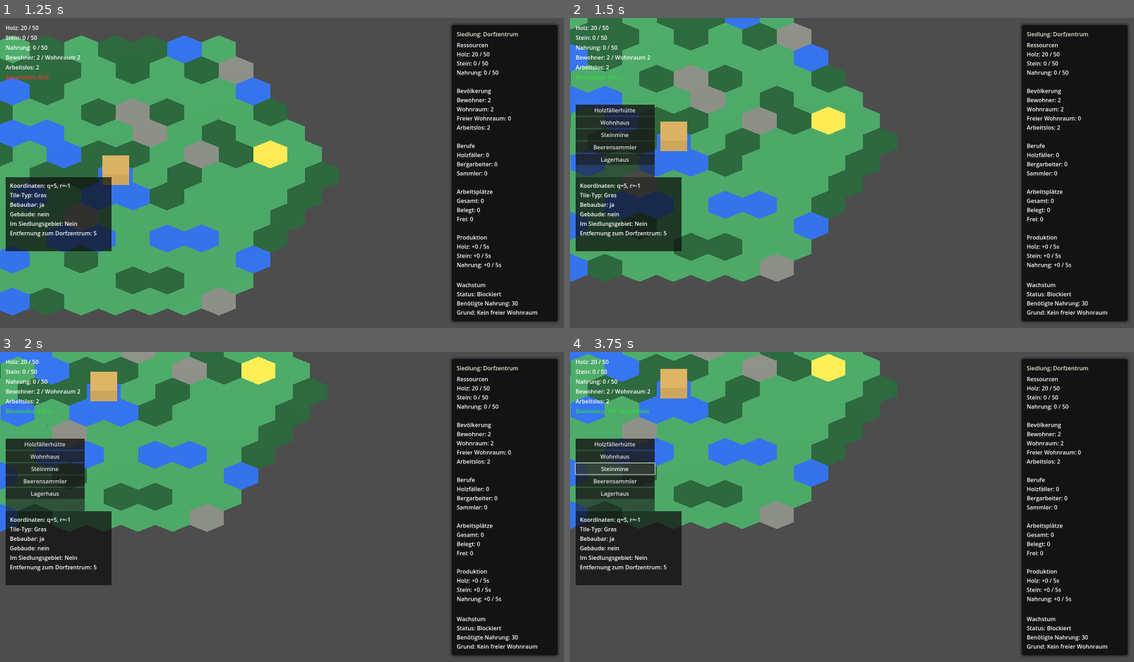
Above: before the commit, frames 1-4 (two rows, left to right).
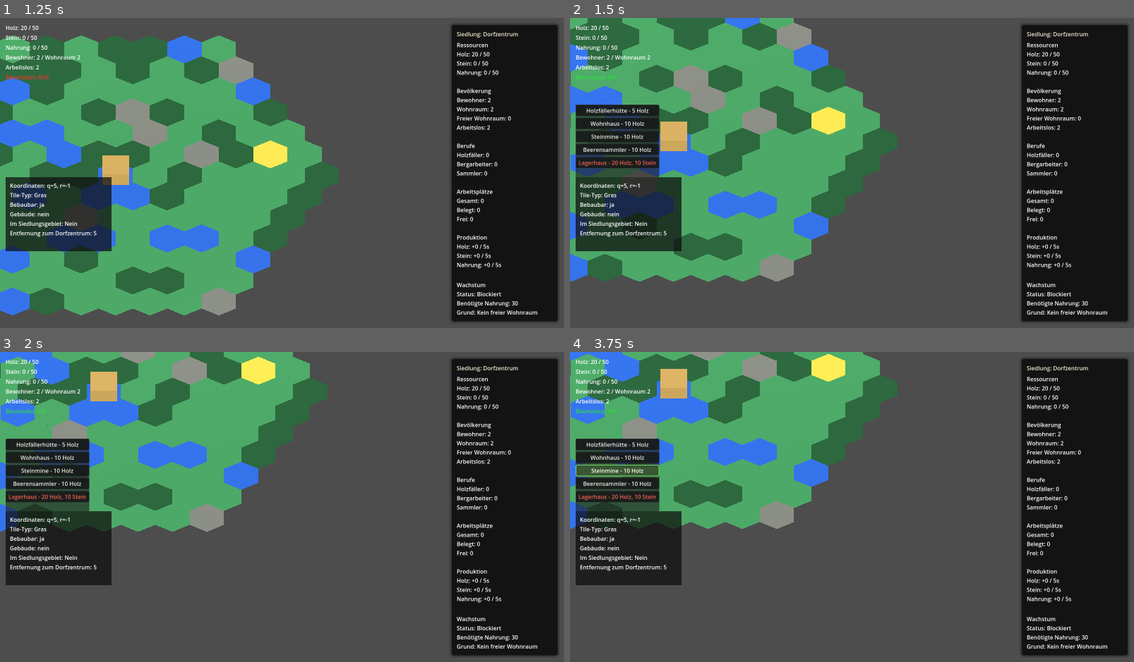
Above: after the commit, the same moments.

Repository: Ranu4922/CodexGame
Game: Godot game, scene res://scenes/Main.tscn
Same seed, same stepped clock (60 frames per second), same inputs: the game is played once before the commit and once after it.
Inputs (mouse positions are in pixels of both pictures, inside the frame that each line leads up to):
- Up to frame 1 (1.25 s): tap Enter at 0.5 s; move the mouse to (406, 160) at 0.52 s; hold D from 0.53 s (still down); tap I at 0.6 s; click (406, 160) at 0.67 s
- Up to frame 2 (1.5 s): move the mouse to (739, 191) at 1.27 s; release D at 1.28 s; hold S from 1.28 s (still down); tap B at 1.35 s
- Up to frame 3 (2 s): keep holding S
- Up to frame 4 (3.75 s): release S at 2 s; click "Holzfällerhütte" (after the commit: "Holzfällerhütte - 5 Holz") at 2 s; click "Wohnhaus" (after the commit: "Wohnhaus - 10 Holz") at 2.75 s; click "Steinmine" (after the commit: "Steinmine - 10 Holz") at 3.5 s

Frame 1 is identical in both runs. In frame 2, 1.7% of the frame differs, in the area x 1-16%, y 18-52%; in frame 3, 1.8%; in frame 4, 2.0%, in the area x 0-16%, y 18-52%.

Commit message:
Improve build menu selection display

Diff:
--- a/scripts/game_world.gd
+++ b/scripts/game_world.gd
@@ -19,6 +19,7 @@
 @onready var house_button: Button = $CanvasLayer/BuildMenu/VBoxContainer/HouseButton
 @onready var stone_mine_button: Button = $CanvasLayer/BuildMenu/VBoxContainer/StoneMineButton
 @onready var berry_gatherer_button: Button = $CanvasLayer/BuildMenu/VBoxContainer/BerryGathererButton
+@onready var warehouse_button: Button = $CanvasLayer/BuildMenu/VBoxContainer/WarehouseButton
 
 var message_version: int = 0
 var selected_building_name: String = "-"
@@ -53,6 +54,7 @@
 func _ready() -> void:
 	_configure_info_panel()
 	_configure_settlement_window()
+	_configure_build_menu()
 	hex_grid.hex_selected.connect(_on_hex_selected)
 	hex_grid.selection_cleared.connect(_on_selection_cleared)
 	hex_grid.build_mode_changed.connect(_on_build_mode_changed)
@@ -181,6 +183,7 @@
 	_update_build_mode_label(enabled)
 	build_menu.visible = enabled
 	selected_building_label.visible = false
+	_update_build_menu_selection()
 	build_mode_label.add_theme_color_override(
 		"font_color",
 		Color(0.20, 0.85, 0.25) if enabled else Color(0.95, 0.20, 0.18)
@@ -191,11 +194,12 @@
 	selected_building_name = display_name
 	selected_building_label.text = "Ausgewähltes Gebäude: %s" % selected_building_name
 	_update_build_mode_label(hex_grid.build_mode)
+	_update_build_menu_selection()
 
 
 func _update_build_mode_label(enabled: bool) -> void:
 	if enabled:
-		build_mode_label.text = "Baumodus: AN (%s)" % selected_building_name
+		build_mode_label.text = "Baumodus: AN"
 	else:
 		build_mode_label.text = "Baumodus: AUS"
 
@@ -233,6 +237,65 @@
 	settlement_content_label.add_theme_constant_override("line_spacing", 3)
 
 
+func _configure_build_menu() -> void:
+	lumberjack_button.text = "Holzfällerhütte - 5 Holz"
+	house_button.text = "Wohnhaus - 10 Holz"
+	stone_mine_button.text = "Steinmine - 10 Holz"
+	berry_gatherer_button.text = "Beerensammler - 10 Holz"
+	warehouse_button.text = "Lagerhaus - 20 Holz, 10 Stein"
+	_update_build_menu_selection()
+
+
+func _update_build_menu_selection() -> void:
+	_style_build_button(lumberjack_button, selected_building_name == "Holzfällerhütte", _can_afford_building(5, 0))
+	_style_build_button(house_button, selected_building_name == "Wohnhaus", _can_afford_building(10, 0))
+	_style_build_button(stone_mine_button, selected_building_name == "Steinmine", _can_afford_building(10, 0))
+	_style_build_button(berry_gatherer_button, selected_building_name == "Beerensammler", _can_afford_building(10, 0))
+	_style_build_button(warehouse_button, selected_building_name == "Lagerhaus", _can_afford_building(20, 10))
+
+
+func _can_afford_building(wood_cost: int, stone_cost: int) -> bool:
+	return current_wood >= wood_cost and current_stone >= stone_cost
+
+
+func _style_build_button(button: Button, selected: bool, affordable: bool) -> void:
+	var background_color: Color = Color(0.09, 0.10, 0.10, 0.90)
+	var border_color: Color = Color(0.22, 0.24, 0.24, 1.0)
+	var font_color: Color = Color(0.92, 0.92, 0.88, 1.0)
+	var border_width: int = 1
+	if not affordable:
+		font_color = Color(0.95, 0.38, 0.32, 1.0)
+	if selected:
+		background_color = Color(0.22, 0.34, 0.20, 0.95)
+		border_color = Color(0.45, 0.86, 0.38, 1.0)
+		font_color = Color(1.0, 1.0, 0.92, 1.0)
+		border_width = 2
+
+	button.add_theme_stylebox_override("normal", _make_button_style(background_color, border_color, border_width))
+	button.add_theme_stylebox_override("hover", _make_button_style(background_color.lightened(0.08), border_color, border_width))
+	button.add_theme_stylebox_override("pressed", _make_button_style(background_color.darkened(0.08), border_color, border_width))
+	button.add_theme_stylebox_override("focus", _make_button_style(background_color, border_color, border_width))
+	button.add_theme_color_override("font_color", font_color)
+	button.add_theme_color_override("font_hover_color", font_color)
+	button.add_theme_color_override("font_pressed_color", font_color)
+
+
+func _make_button_style(background_color: Color, border_color: Color, border_width: int) -> StyleBoxFlat:
+	var style: StyleBoxFlat = StyleBoxFlat.new()
+	style.bg_color = background_color
+	style.border_color = border_color
+	style.set_border_width_all(border_width)
+	style.corner_radius_top_left = 4
+	style.corner_radius_top_right = 4
+	style.corner_radius_bottom_left = 4
+	style.corner_radius_bottom_right = 4
+	style.set_content_margin(SIDE_LEFT, 8.0)
+	style.set_content_margin(SIDE_RIGHT, 8.0)
+	style.set_content_margin(SIDE_TOP, 5.0)
+	style.set_content_margin(SIDE_BOTTOM, 5.0)
+	return style
+
+
 func _set_info_panel_text(text: String) -> void:
 	info_panel_resize_version += 1
 	var current_resize_version: int = info_panel_resize_version
@@ -299,12 +362,14 @@
 func _on_wood_changed(amount: int) -> void:
 	current_wood = amount
 	resource_label.text = "Holz: %d" % amount
+	_update_build_menu_selection()
 	_update_settlement_window_if_visible()
 
 
 func _on_stone_changed(amount: int) -> void:
 	current_stone = amount
 	stone_label.text = "Stein: %d" % amount
+	_update_build_menu_selection()
 	_update_settlement_window_if_visible()
 
 
